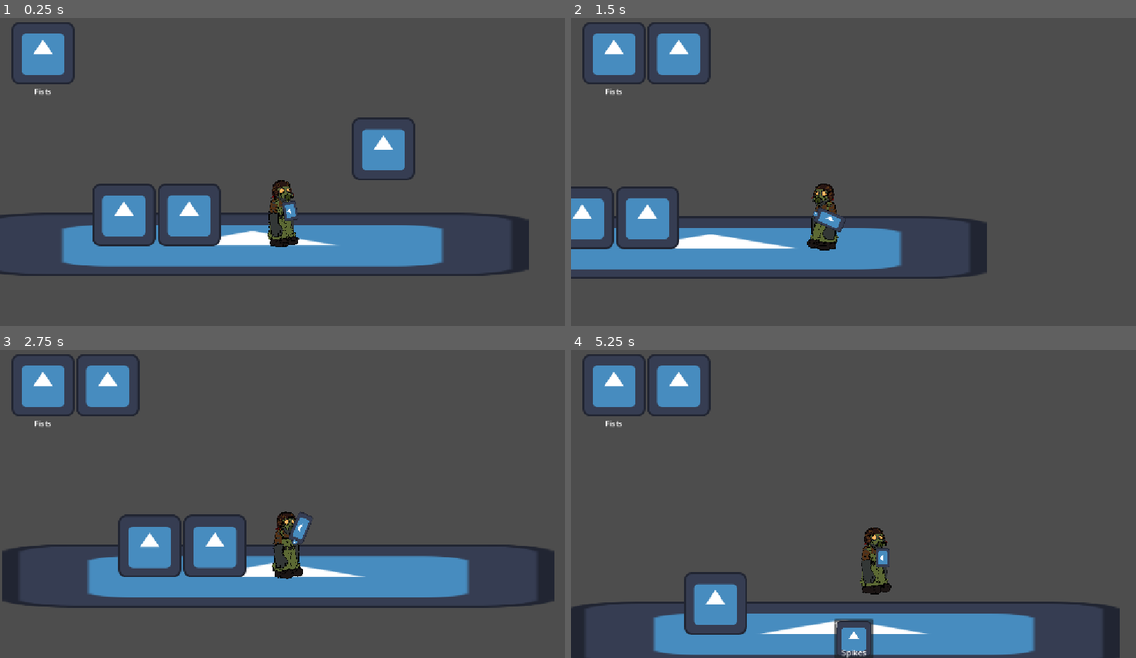
Above: before the commit, frames 1-4 (two rows, left to right).
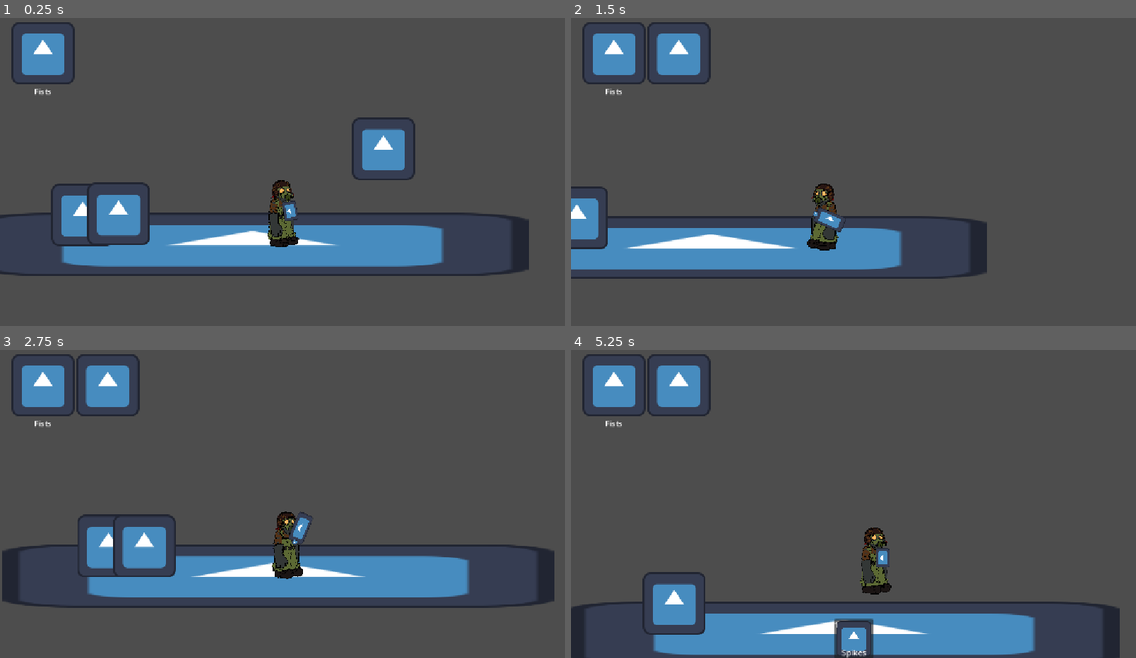
Above: after the commit, the same moments.

Repository: Jqmmy/Jam-game
Game: Godot game, scene res://Scenes/main.tscn
Same seed, same stepped clock (60 frames per second), same inputs: the game is played once before the commit and once after it. The project has no main scene, so this scene is started directly. The engine's default icon, where the game draws it, is replaced by a stand-in: a white triangle on a blue panel in a dark square.
Inputs (mouse positions are in pixels of both pictures, inside the frame that each line leads up to):
- Up to frame 1 (0.25 s): no input
- Up to frame 2 (1.5 s): tap Enter (ui_accept) at 0.5, 0.77, 1.07 s; move the mouse to (955, 153) at 0.52 s; hold D (right) from 0.53 s (still down); tap E (interact) at 0.6 s; tap W (interact 2, bound only after the commit) at 0.8, 1.35 s; move the mouse to (740, 184) at 1.27 s
- Up to frame 3 (2.75 s): tap Enter (ui_accept) at 1.52, 1.82, 2.3 s; tap S (interact 3, bound only after the commit) at 1.55, 2.1 s; move the mouse to (339, 430) at 2.02 s; release D (right) at 2.03 s; hold A (left) from 2.03 s (still down)
- Up to frame 4 (5.25 s): move the mouse to (825, 562) at 2.77 s; release A (left) at 2.78 s; hold D (right) 2.78-4.28 s; tap Enter (ui_accept) at 2.85, 3.02, 3.32, 3.77, 4.07, 4.52, 4.82 s; tap E (interact) at 3.05, 3.6 s; move the mouse to (1023, 547) at 3.52 s; tap W (interact 2, bound only after the commit) at 3.8 s; move the mouse to (684, 451) at 4.27 s; hold A (left) 4.28-5.03 s; click (684, 451) at 4.35 s; tap S (interact 3, bound only after the commit) at 4.55 s; move the mouse to (881, 500) at 5.02 s; hold D (right) from 5.03 s (still down); hold 1 (weapon 1) from 5.03 s (still down)

The runs differ from the first frame. In frame 1, 3.1% of the frame differs, in the area x 9-40%, y 53-75%; in frame 2, 1.9%; in frame 3, 3.0%; in frame 4, 2.4%.

Commit message:
added ladder

Diff:
--- a/Scenes/main.tscn
+++ b/Scenes/main.tscn
@@ -42,7 +42,7 @@
 position = Vector2(668, -25)
 
 [node name="spike item" parent="." instance=ExtResource("5_kry3j")]
-position = Vector2(139, 135)
+position = Vector2(55, 127)
 
 [node name="spike item2" parent="." instance=ExtResource("5_kry3j")]
-position = Vector2(272, 134)
+position = Vector2(128, 108)
--- a/Scenes/test layouts/test_layout_2.tscn
+++ b/Scenes/test layouts/test_layout_2.tscn
@@ -1,8 +1,12 @@
-[gd_scene load_steps=4 format=4 uid="uid://d35xflqba1g4g"]
+[gd_scene load_steps=6 format=4 uid="uid://d35xflqba1g4g"]
 
 [ext_resource type="TileSet" uid="uid://8unawbubldby" path="res://Assets/test_layout_1.tres" id="1_6tsbr"]
 [ext_resource type="Texture2D" uid="uid://b4a1h4wxn032s" path="res://icon.svg" id="2_8677s"]
 [ext_resource type="PackedScene" uid="uid://jc1p0uslb4co" path="res://Prefabs/Player stuff/player.tscn" id="3_f22w5"]
+[ext_resource type="Script" uid="uid://cxy5xeupolh1h" path="res://Scripts/Classes/Ladder.gd" id="4_8677s"]
+
+[sub_resource type="RectangleShape2D" id="RectangleShape2D_f22w5"]
+size = Vector2(98, 642)
 
 [node name="test layout 2" type="Node2D"]
 
@@ -37,7 +41,16 @@
 texture = ExtResource("2_8677s")
 
 [node name="TileMapLayer" type="TileMapLayer" parent="."]
-tile_map_data = PackedByteArray("AAD+/wAAAAAAAAAAAAD//wAAAAA …(1023 unchanged characters)… AAAAAAAAASAAAAAAAAAAAAAAATAAAAAAAAAAAAAAATAP//AAAAAAAAAAATAP7/AAAAAAAAAAATAP3/AAAAAAAAAAATAPz/AAAAAAAAAAATAPv/AAAAAAAAAAD7//3/AAAAAAAAAAD6//z/AAABAAEAAAD5//z/AAAAAAAAAAD6//3/AAABAAIAAAA=")
+tile_map_data = PackedByteArray("AAD+/wAAAAAAAAAAAAD//wAAAAA …(1023 unchanged characters)… AAAAAAAAASAAAAAAAAAAAAAAATAAAAAAAAAAAAAAD7//3/AAAAAAAAAAD6//z/AAABAAEAAAD5//z/AAAAAAAAAAD6//3/AAABAAIAAAA=")
 tile_set = ExtResource("1_6tsbr")
 
 [node name="Player" parent="." instance=ExtResource("3_f22w5")]
+
+[node name="Ladder" type="Area2D" parent="."]
+position = Vector2(2435, -43)
+script = ExtResource("4_8677s")
+metadata/_custom_type_script = "uid://cxy5xeupolh1h"
+
+[node name="CollisionShape2D" type="CollisionShape2D" parent="Ladder"]
+position = Vector2(47, -277)
+shape = SubResource("RectangleShape2D_f22w5")
--- /dev/null
+++ b/Scripts/Classes/Ladder.gd
@@ -0,0 +1,33 @@
+extends Area2D
+class_name Ladder
+
+@export var ladder_speed:float = 225.0
+
+var ladder_target:Node2D
+var active_body:bool = false
+
+# Called when the node enters the scene tree for the first time.
+func _ready() -> void:
+	body_entered.connect(_on_body_entered)
+	body_exited.connect(_on_body_exited)
+	set_collision_mask_value(3, true)
+
+func _physics_process(delta: float) -> void:
+	if active_body:
+		var ladder_dir = Input.get_axis("interact 2","interact 3")
+		if ladder_dir:
+			ladder_target.velocity.y = ladder_dir * ladder_speed
+		else:
+			ladder_target.velocity.y = 0
+
+func _on_body_entered(body:Node2D):
+	print(body)
+	if body.is_in_group("player"):
+		body.on_ladder = true
+		ladder_target = body
+		active_body = true
+
+func _on_body_exited(body:Node2D):
+	if body.is_in_group("player"):
+		body.on_ladder = false
+		active_body = false
--- a/Scripts/player.gd
+++ b/Scripts/player.gd
@@ -12,6 +12,7 @@
 
 var SPEED = 300.0
 var JUMP_VELOCITY = -400.0
+var on_ladder:bool = false
 var camera_move_offset:float = 75
 var camera_move_offset_up:float = 200
 var resting_hands_pos:Vector2
@@ -74,7 +75,7 @@
 
 
 	var tween = get_tree().create_tween()
-	if not is_on_floor():
+	if not is_on_floor() and not on_ladder:
 		velocity += get_gravity() * delta
 
 		tween.tween_property(camera,"position:y", -camera_move_offset_up, 0.5)
@@ -82,7 +83,7 @@
 		tween.tween_property(camera,"position:y", -160, 0.2)
 
 	# Handle jump.
-	if Input.is_action_just_pressed("ui_accept") and is_on_floor():
+	if Input.is_action_just_pressed("ui_accept") and is_on_floor() and not on_ladder:
 		velocity.y = JUMP_VELOCITY
 
 	# Get the input direction and handle the movement/deceleration.
--- a/project.godot
+++ b/project.godot
@@ -71,6 +71,16 @@
 "events": [Object(InputEventKey,"resource_local_to_scene":false,"resource_name":"","device":-1,"window_id":0,"alt_press …(191 unchanged characters)…
 ]
 }
+"interact 2"={
+"deadzone": 0.2,
+"events": [Object(InputEventKey,"resource_local_to_scene":false,"resource_name":"","device":-1,"window_id":0,"alt_pressed":false,"shift_pressed":false,"ctrl_pressed":false,"meta_pressed":false,"pressed":false,"keycode":0,"physical_keycode":87,"key_label":0,"unicode":119,"location":0,"echo":false,"script":null)
+]
+}
+"interact 3"={
+"deadzone": 0.2,
+"events": [Object(InputEventKey,"resource_local_to_scene":false,"resource_name":"","device":-1,"window_id":0,"alt_pressed":false,"shift_pressed":false,"ctrl_pressed":false,"meta_pressed":false,"pressed":false,"keycode":0,"physical_keycode":83,"key_label":0,"unicode":115,"location":0,"echo":false,"script":null)
+]
+}
 
 [layer_names]
 
Not shown, added: Scripts/Classes/Ladder.gd.uid
